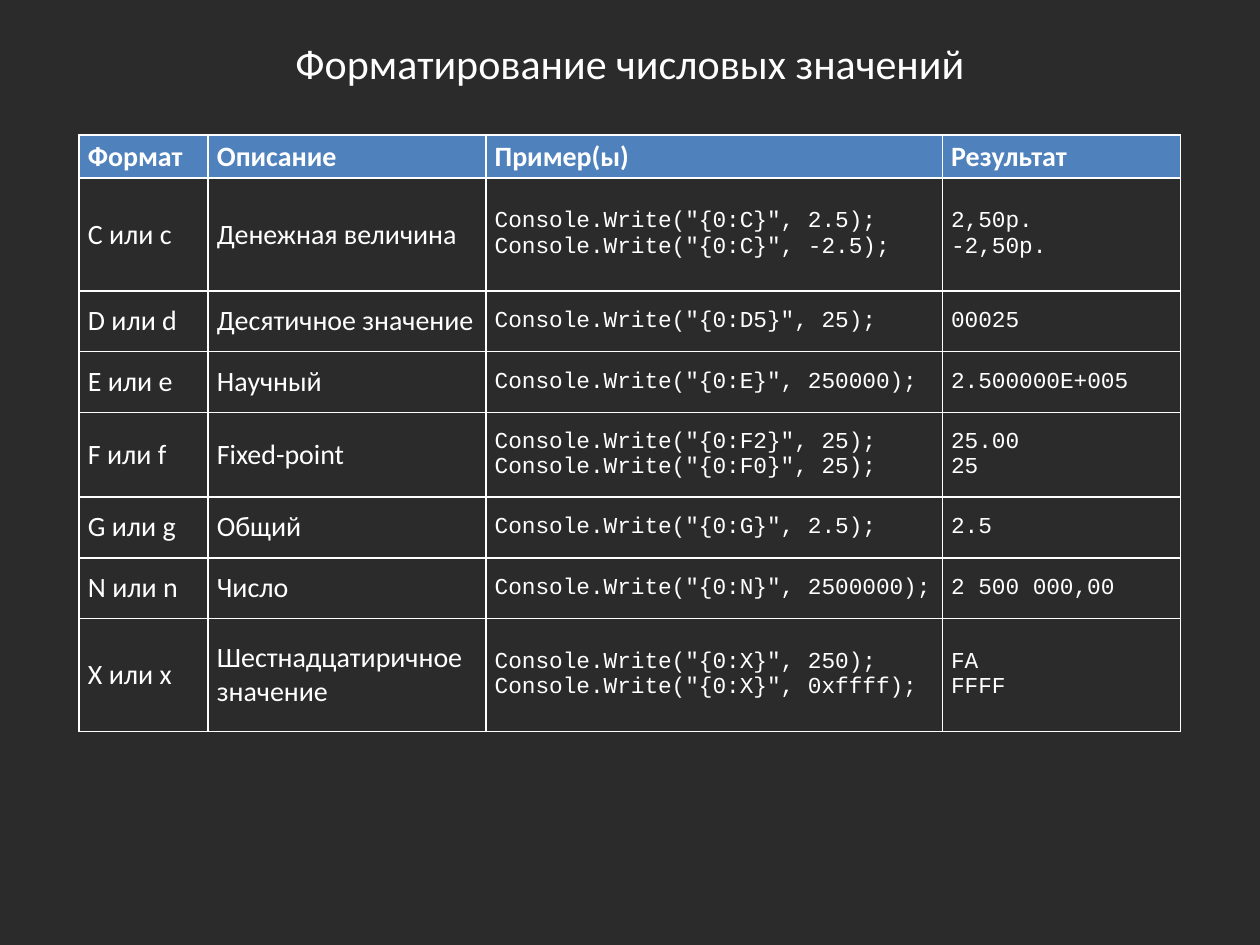
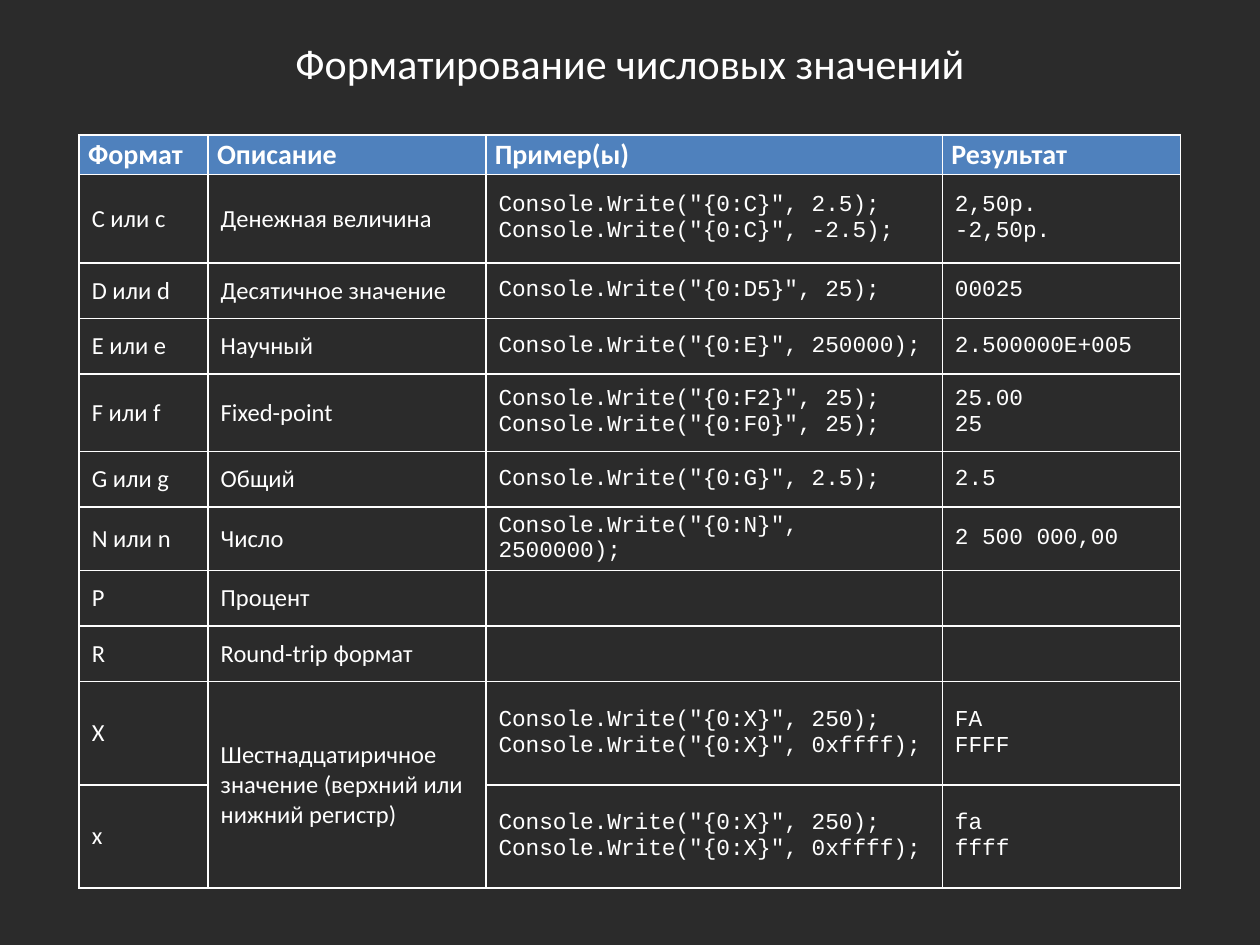
Before and after one commit to bazile/Training, a slide deck: slide 35 of Presentation/lesson-01.pptx (slide 32 before the commit). Drawn at 1260x945 pixels with LibreOffice and Linux fonts; fonts in the diff are those of the drawing; background and template pictures are left out; a plain dark background stands for a picture behind light text. Boxes give left, top, right and bottom in pixels: in the first picture for what was removed or moved away, otherwise in the second. Text is boxed around its words. In the diff, an @@ line names an element or a change of style, - is before the commit and + after.

```diff
--- a/Presentation/lesson-01.pptx
+++ b/Presentation/lesson-01.pptx
@@ table at (x1=79, y1=135, x2=1179, y2=879) @@
-row 8: X или x | Шестнадцатиричное значение | Console.Write("{0:X}", 250); Console.Write("{0:X}", 0xffff); | FA / FFFF
+row 8: P | Процент |  | 
+row 9: R | Round-trip формат |  | 
+row 10: X | Шестнадцатиричное значение (верхний или нижний регистр) | Console.Write("{0:X}", 250); Console.Write("{0:X}", 0xffff); | FA / FFFF
+row 11: x |  | Console.Write("{0:X}", 250); Console.Write("{0:X}", 0xffff); | fa / ffff
```
Also in this commit, not shown: 3 other slides changed, 17 slides added, 6 other files.
